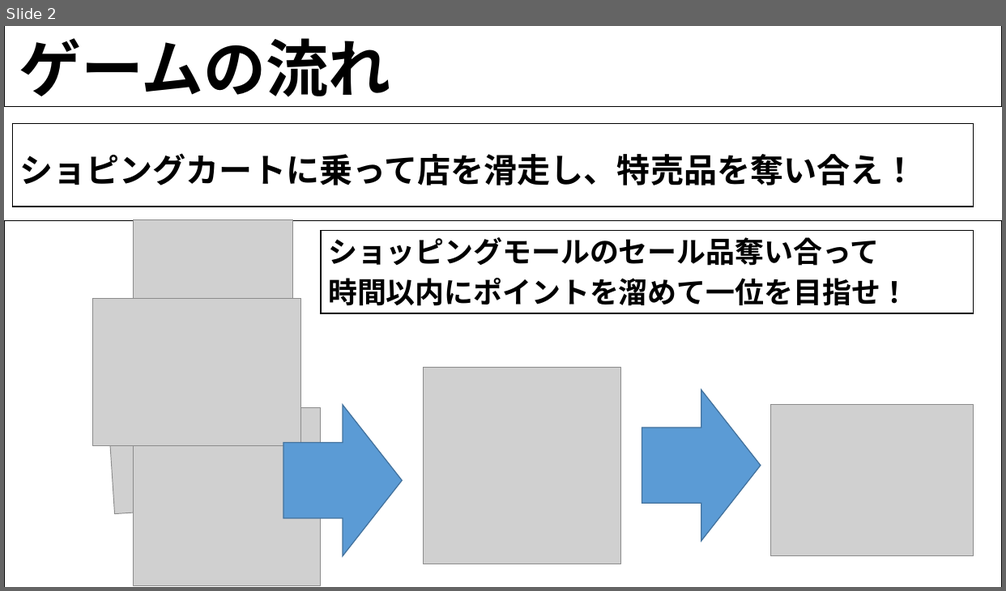
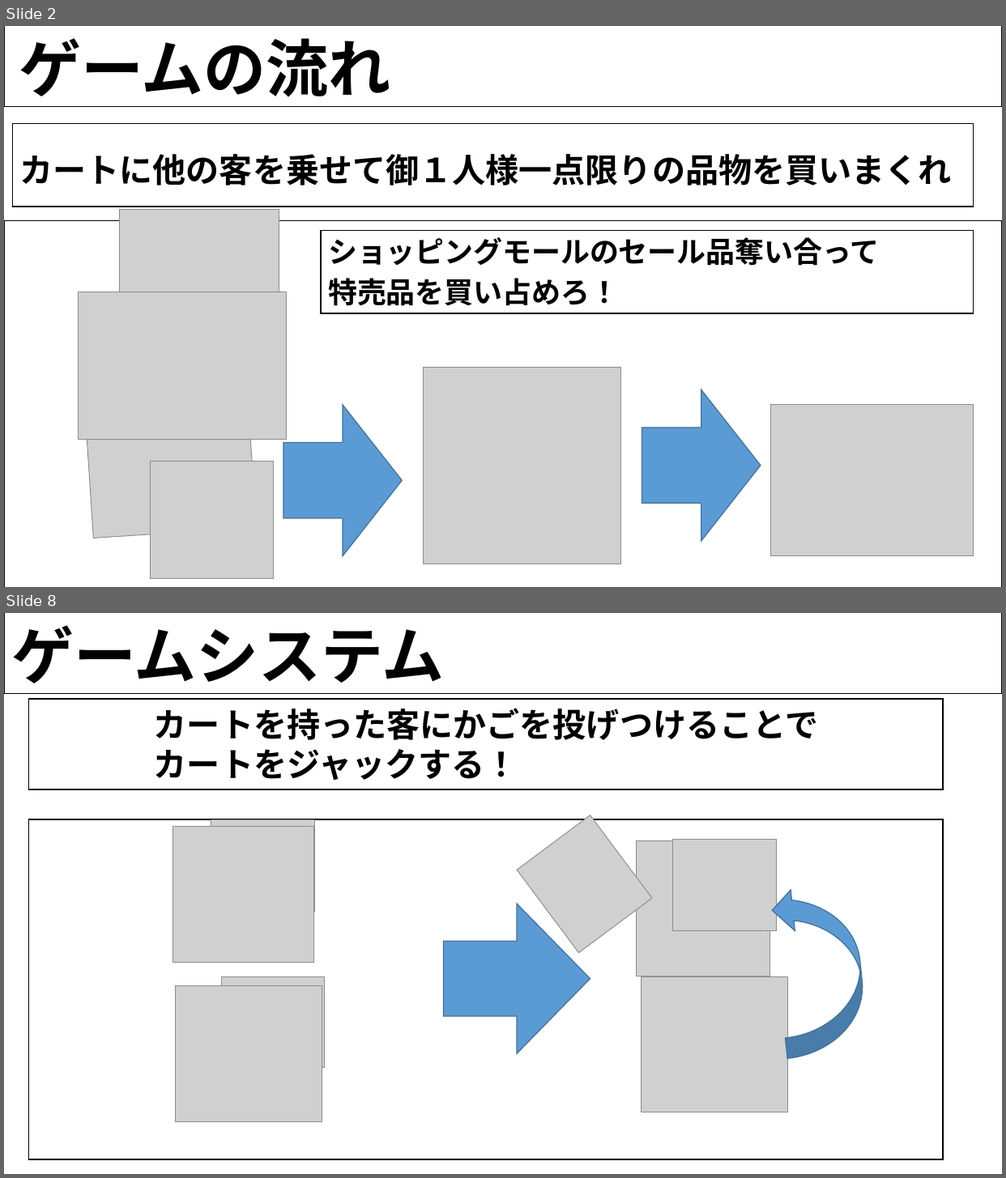
Before and after one commit to H29LatterPeriodTeam07/team07, a slide deck: 後期企画書/ショッピングカート.pptx. Shown one above the other, each under a label of ours: slide 2 before the commit, slides 2 and 8 after it; the slides between them are not shown. The pictures are 1006x591 and 1006x1178 pixels, drawn with LibreOffice and Linux fonts; fonts in the diff are those of the drawing; grey boxes stand for pictures; background and template pictures are left out. Boxes give left, top, right and bottom in pixels: in the first picture for what was removed or moved away, otherwise in the second. Text is boxed around its words. In the diff, an @@ line names an element or a change of style, - is before the commit and + after.

Commit message:
企画書更新　ジャック　レジ袋の追加

```diff
--- a/後期企画書/ショッピングカート.pptx
+++ b/後期企画書/ショッピングカート.pptx
@@ slide 8 added at [4, 613, 1002, 1174], background picture (left out) @@
@@ rectangle added at [4, 613, 1002, 693], fill #FFFFFF, outline #000000 1 pt @@
@@ text added at [11, 625, 444, 694], 60 pt, text #000000, bold @@
+ゲームシステム
@@ rectangle added at [28, 699, 943, 790], fill #FFFFFF, outline #000000 1 pt @@
@@ text added at [154, 708, 818, 780], 32 pt, text #000000, bold @@
+カートを持った客にかごを投げつけることで
+カートをジャックする！
@@ rectangle added at [28, 820, 943, 1160], fill #FFFFFF, outline #000000 1 pt @@
@@ picture added at [173, 826, 315, 963] @@
@@ picture added at [211, 820, 315, 911] @@
@@ picture added at [517, 815, 652, 952] @@
@@ picture added at [637, 841, 770, 977] @@
@@ picture added at [673, 840, 777, 931] @@
@@ curved up arrow added at [770, 881, 869, 1059], fill #5B9BD5, outline #43739E 1 pt @@
@@ right arrow added at [444, 905, 590, 1054], fill #5B9BD5, outline #43739E 1 pt @@
@@ picture added at [221, 977, 325, 1068] @@
@@ picture added at [641, 977, 788, 1113] @@
@@ picture added at [176, 986, 322, 1122] @@
@@ slide 2 changed as well @@
@@ text at [19, 154, 951, 186]: text changed @@
-ショピングカートに乗って店を滑走し、特売品を奪い合え！
+カートに他の客を乗せて御１人様一点限りの品物を買いまくれ
@@ picture: place and size @@
-picture at [134, 220, 294, 350]
+picture at [119, 209, 279, 339]
@@ picture: place and size @@
-picture at [93, 298, 301, 446]
+picture at [78, 292, 286, 439]
@@ text at [328, 278, 619, 306]: text changed @@
-時間以内にポイントを溜めて一位を目指せ！
+特売品を買い占めろ！
@@ picture: place and size @@
-picture at [106, 373, 278, 514]
+picture at [85, 398, 257, 539]
@@ picture: place and size @@
-picture at [134, 408, 321, 586]
+picture at [150, 462, 274, 579]
```
Also in this commit, not shown: 6 other slides changed, 7 other slides added, 3 slides removed.
